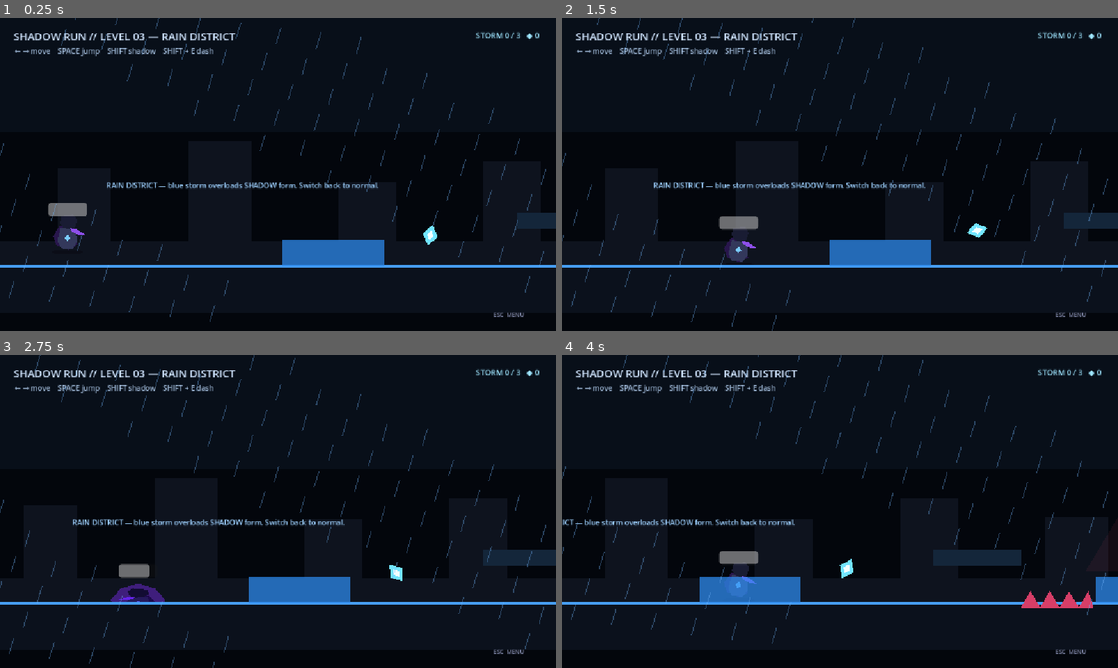
Above: before the commit, frames 1-4 (two rows, left to right).
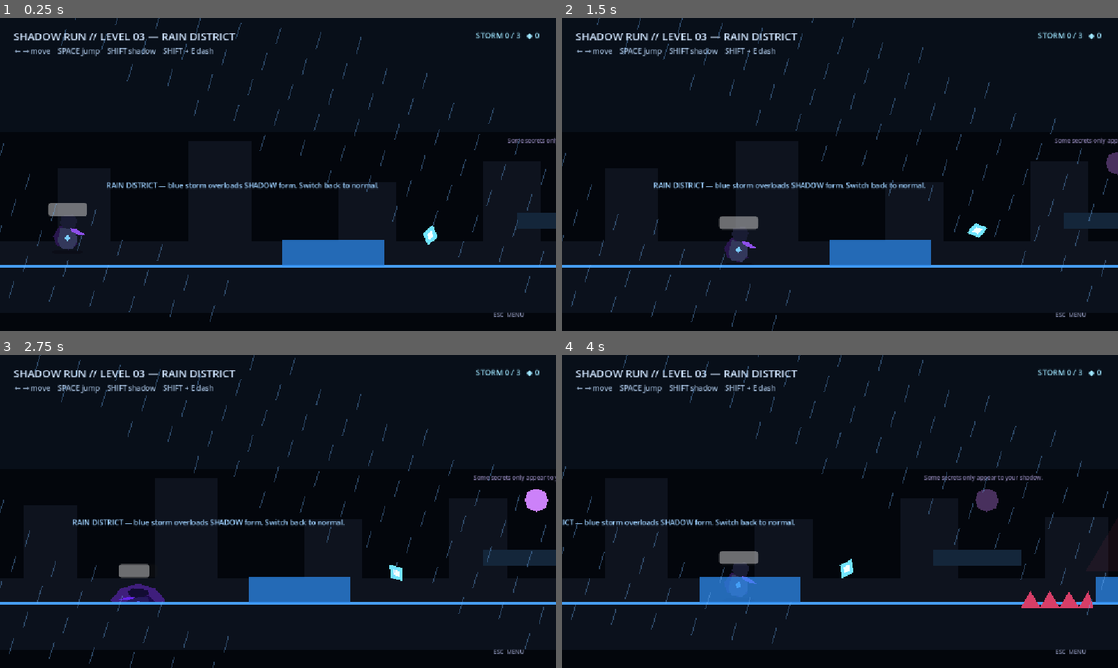
Above: after the commit, the same moments.

Repository: Yass29/shadow-run
Game: Godot game, scene res://level3.tscn
Same seed, same stepped clock (60 frames per second), same inputs: the game is played once before the commit and once after it. This scene is started directly instead of the project's main scene.
Inputs:
- Up to frame 1 (0.25 s): no input
- Up to frame 2 (1.5 s): tap Enter (ui_accept) at 0.5 s; hold Enter (ui_accept) 0.53-1.28 s; hold Right (ui_right) from 0.53 s (still down); tap R at 1.35 s
- Up to frame 3 (2.75 s): tap Enter (ui_accept) at 1.52, 1.55, 1.82, 2.3 s; release Right (ui_right) at 2.03 s; hold Left (ui_left) from 2.03 s (still down); hold Shift from 2.03 s (still down)
- Up to frame 4 (4 s): release Left (ui_left) at 2.78 s; release Shift at 2.78 s; hold Right (ui_right) from 2.78 s (still down); tap E at 2.85 s; tap Enter (ui_accept) at 3.02, 3.05, 3.32 s; hold Enter (ui_accept) from 3.53 s (still down)

The runs differ from the first frame. In frame 1, less than 0.1% of the frame differs, in the area x 91-100%, y 38-41%; in frame 2, 0.2%; in frame 3, 0.4%; in frame 4, 0.5%, in the area x 65-87%, y 38-51%.

Commit message:
Add hunter encounter and shadow secret to Level 3

Diff:
--- a/level3.tscn
+++ b/level3.tscn
@@ -11,6 +11,8 @@
 [ext_resource type="Script" path="res://spike_hazard.gd" id="9_spike"]
 [ext_resource type="Script" path="res://shadow_switch.gd" id="10_switch"]
 [ext_resource type="Script" path="res://drone.gd" id="11_drone"]
+[ext_resource type="Script" path="res://hunter.gd" id="12_hunter"]
+[ext_resource type="Script" path="res://secret_cache.gd" id="13_secret"]
 
 [sub_resource type="RectangleShape2D" id="PlayerShape"]
 size = Vector2(40, 68)
@@ -38,6 +40,12 @@
 
 [sub_resource type="RectangleShape2D" id="DroneDetectShapeExtra"]
 size = Vector2(240, 170)
+
+[sub_resource type="CircleShape2D" id="HunterShape"]
+radius = 24.0
+
+[sub_resource type="CircleShape2D" id="SecretShape"]
+radius = 22.0
 
 [node name="Level3" type="Node2D"]
 script = ExtResource("4_level")
@@ -272,6 +280,46 @@
 [node name="Eye" type="Polygon2D" parent="StormDrone/DroneBody"]
 polygon = PackedVector2Array(-12, -5, 12, -5, 16, 0, 12, 5, -12, 5, -16, 0)
 color = Color(1, 0.26, 0.32, 1)
+[node name="Hunter" type="Area2D" parent="."]
+position = Vector2(2520, 370)
+script = ExtResource("12_hunter")
+activation_distance = 580.0
+chase_speed = 185.0
+
+[node name="CollisionShape2D" type="CollisionShape2D" parent="Hunter"]
+shape = SubResource("HunterShape")
+
+[node name="Body" type="Polygon2D" parent="Hunter"]
+polygon = PackedVector2Array(0, -30, 24, -12, 20, 18, 0, 30, -20, 18, -24, -12)
+color = Color(0.72, 0.12, 0.26, 1)
+
+[node name="Eye" type="Polygon2D" parent="Hunter"]
+polygon = PackedVector2Array(-10, -4, 10, -4, 14, 0, 10, 4, -10, 4, -14, 0)
+color = Color(1, 0.72, 0.78, 1)
+
+[node name="HunterHint" type="Label" parent="."]
+position = Vector2(2350, 300)
+theme_override_colors/font_color = Color(1, 0.56, 0.66, 1)
+theme_override_font_sizes/font_size = 13
+text = "HUNTER — break sight by becoming shadow."
+
+[node name="SecretCache" type="Area2D" parent="."]
+position = Vector2(1180, 300)
+script = ExtResource("13_secret")
+reward = 3
+
+[node name="CollisionShape2D" type="CollisionShape2D" parent="SecretCache"]
+shape = SubResource("SecretShape")
+
+[node name="Visual" type="Polygon2D" parent="SecretCache"]
+polygon = PackedVector2Array(0, -24, 18, -18, 24, 0, 18, 18, 0, 24, -18, 18, -24, 0, -18, -18)
+color = Color(0.82, 0.52, 1, 1)
+
+[node name="SecretHint" type="Label" parent="."]
+position = Vector2(1050, 245)
+theme_override_colors/font_color = Color(0.72, 0.66, 0.9, 0.75)
+theme_override_font_sizes/font_size = 12
+text = "Some secrets only appear to your shadow."
 [node name="Finish" type="Area2D" parent="."]
 position = Vector2(3020, 455)
 script = ExtResource("7_exit")
Not shown: 1 places in level3.tscn that only renumber resources
